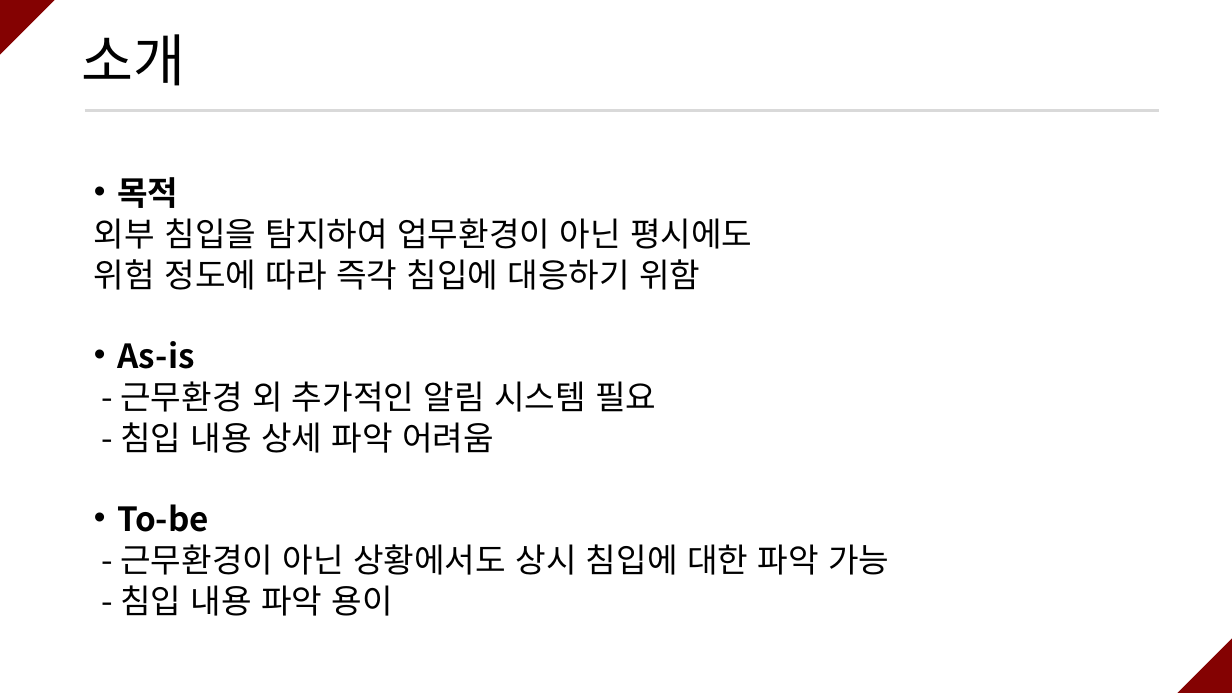
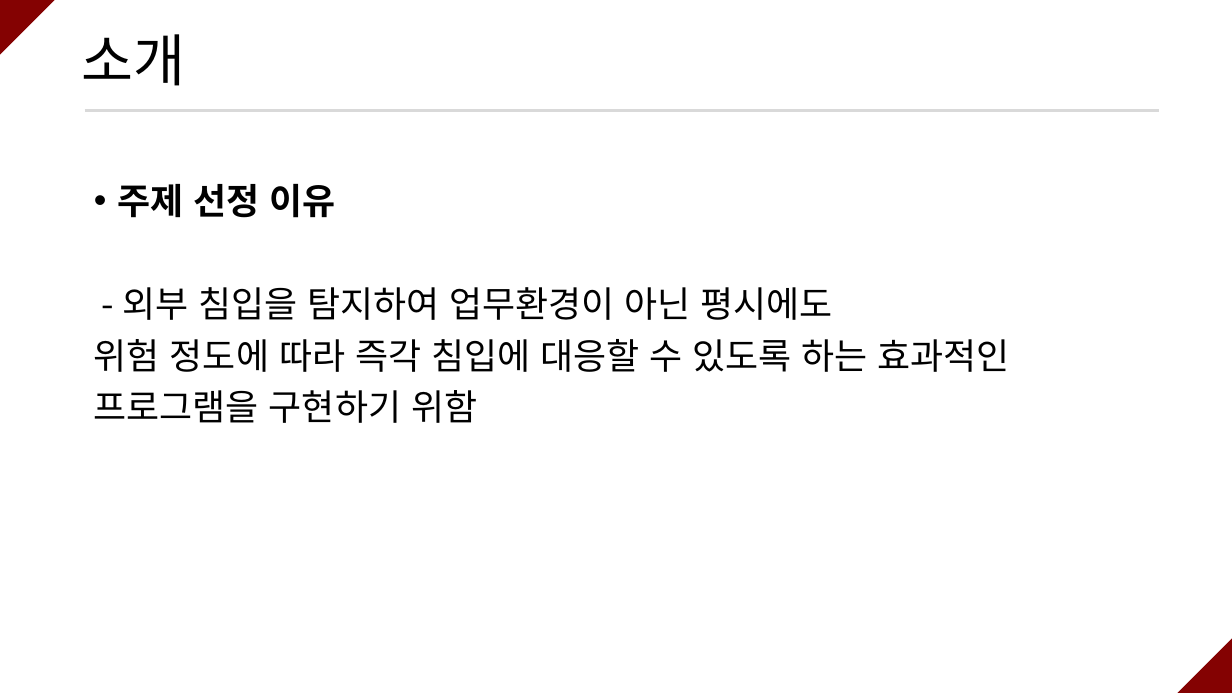
Before and after one commit to ramieeee/self_learning, a slide deck: slide 4 of semi_projects/보안탐지 및 SMS 알람/연람희_보안탐지 및 SMS 알람.pptx (slide 3 before the commit). Drawn at 1232x693 pixels with LibreOffice and Linux fonts; fonts in the diff are those of the drawing. Boxes give left, top, right and bottom in pixels: in the first picture for what was removed or moved away, otherwise in the second. Text is boxed around its words. In the diff, an @@ line names an element or a change of style, - is before the commit and + after.

```diff
--- a/semi_projects/보안탐지 및 SMS 알람/연람희_보안탐지 및 SMS 알람.pptx
+++ b/semi_projects/보안탐지 및 SMS 알람/연람희_보안탐지 및 SMS 알람.pptx
@@ text at [94,184,1009,423]: text changed; size 25.9 to 28 pt @@
-• 목적
-외부 침입을 탐지하여 업무환경이 아닌 평시에도
-위험 정도에 따라 즉각 침입에 대응하기 위함
-• As-is
-- 근무환경 외 추가적인 알림 시스템 필요
-- 침입 내용 상세 파악 어려움
-• To-be
-- 근무환경이 아닌 상황에서도 상시 침입에 대한 파악 가능
-- 침입 내용 파악 용이
+• 주제 선정 이유
+- 외부 침입을 탐지하여 업무환경이 아닌 평시에도
+위험 정도에 따라 즉각 침입에 대응할 수 있도록 하는 효과적인
+프로그램을 구현하기 위함
```
Also in this commit, not shown: 14 other slides changed, 4 slides added, 2 slides removed.
